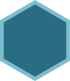
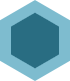
The second (70, 81) image is a revision of the first. Changes to its layers:
pixels changed over box(3, 4, 67, 77) (layer not identified)
